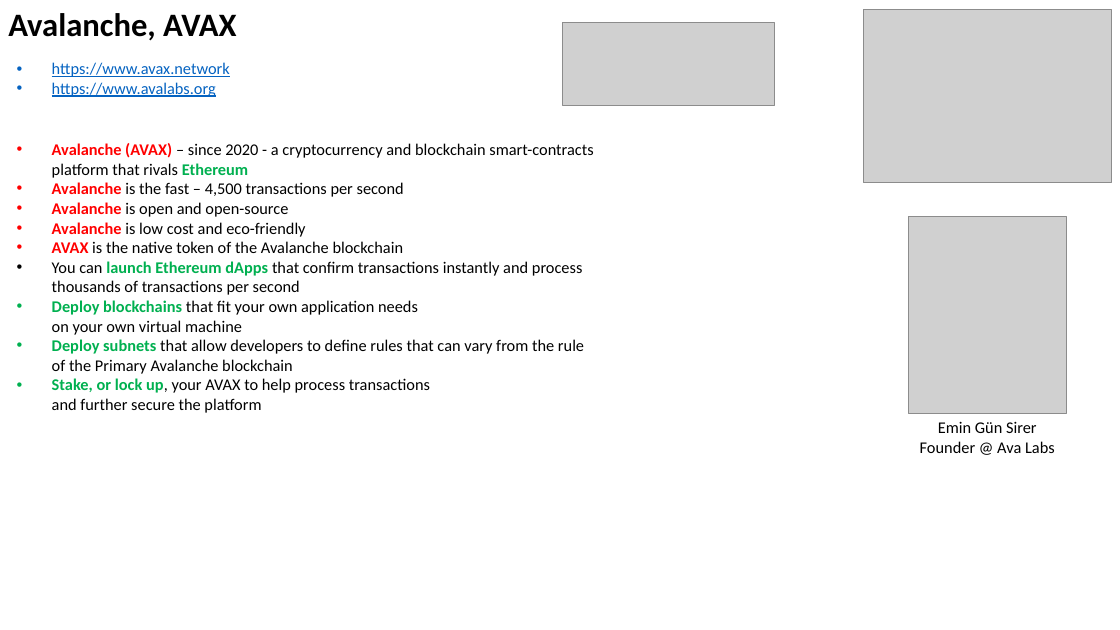
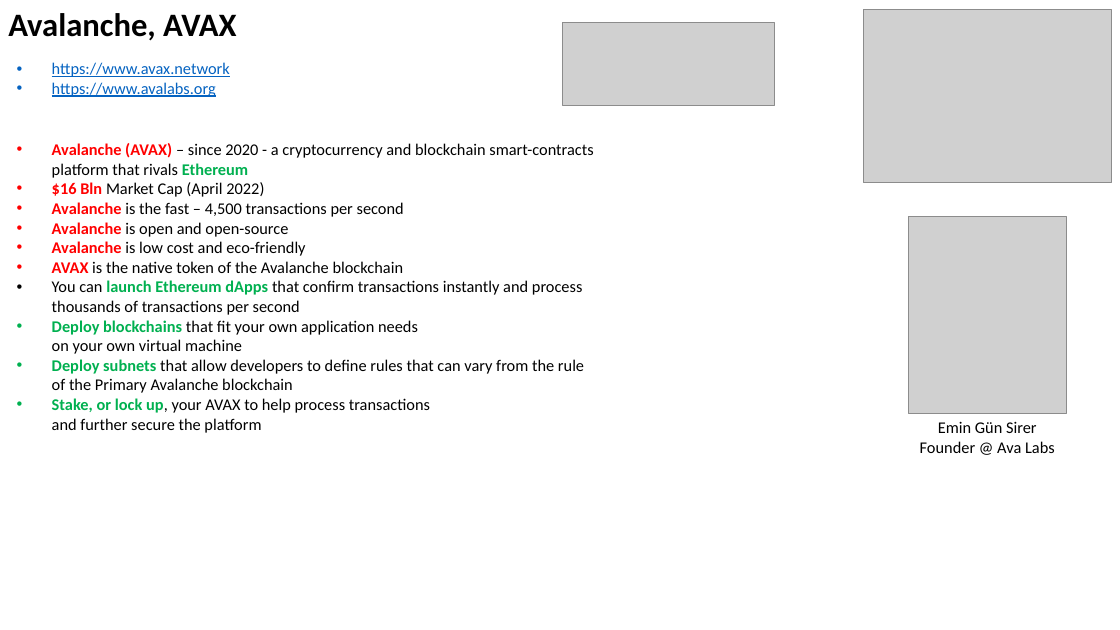
Before and after one commit to lselector/crypto, a slide deck: slide 8 of crypto_03_currencies.pptx. Drawn at 1120x630 pixels with LibreOffice and Linux fonts; fonts in the diff are those of the drawing; grey boxes stand for pictures. Boxes give left, top, right and bottom in pixels: in the first picture for what was removed or moved away, otherwise in the second. Text is boxed around its words. In the diff, an @@ line names an element or a change of style, - is before the commit and + after.

```diff
--- a/crypto_03_currencies.pptx
+++ b/crypto_03_currencies.pptx
@@ text at <box>52,182,264,197</box>: paragraph added @@
+• $16 Bln Market Cap (April 2022)
```
Also in this commit, not shown: 1 other slide changed, 4 other files.
